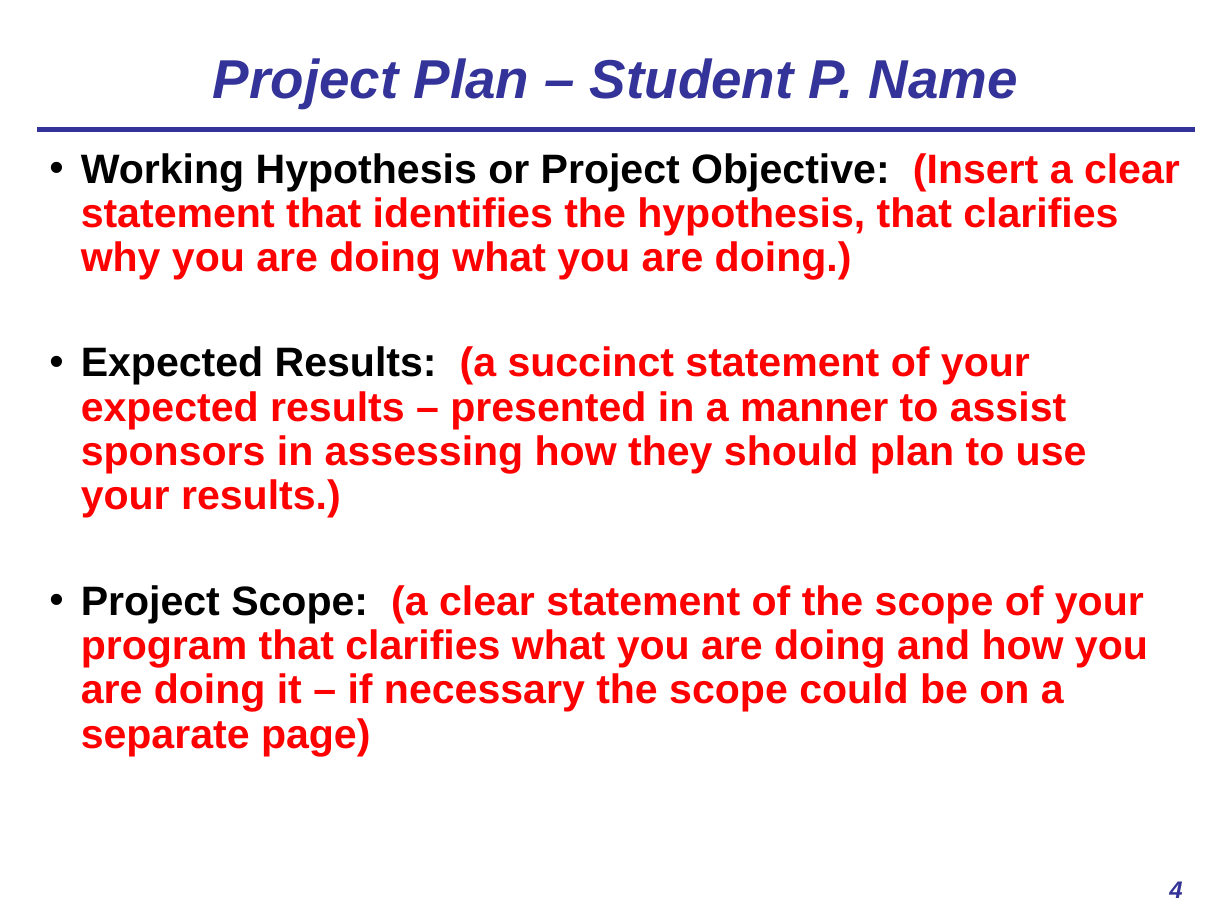
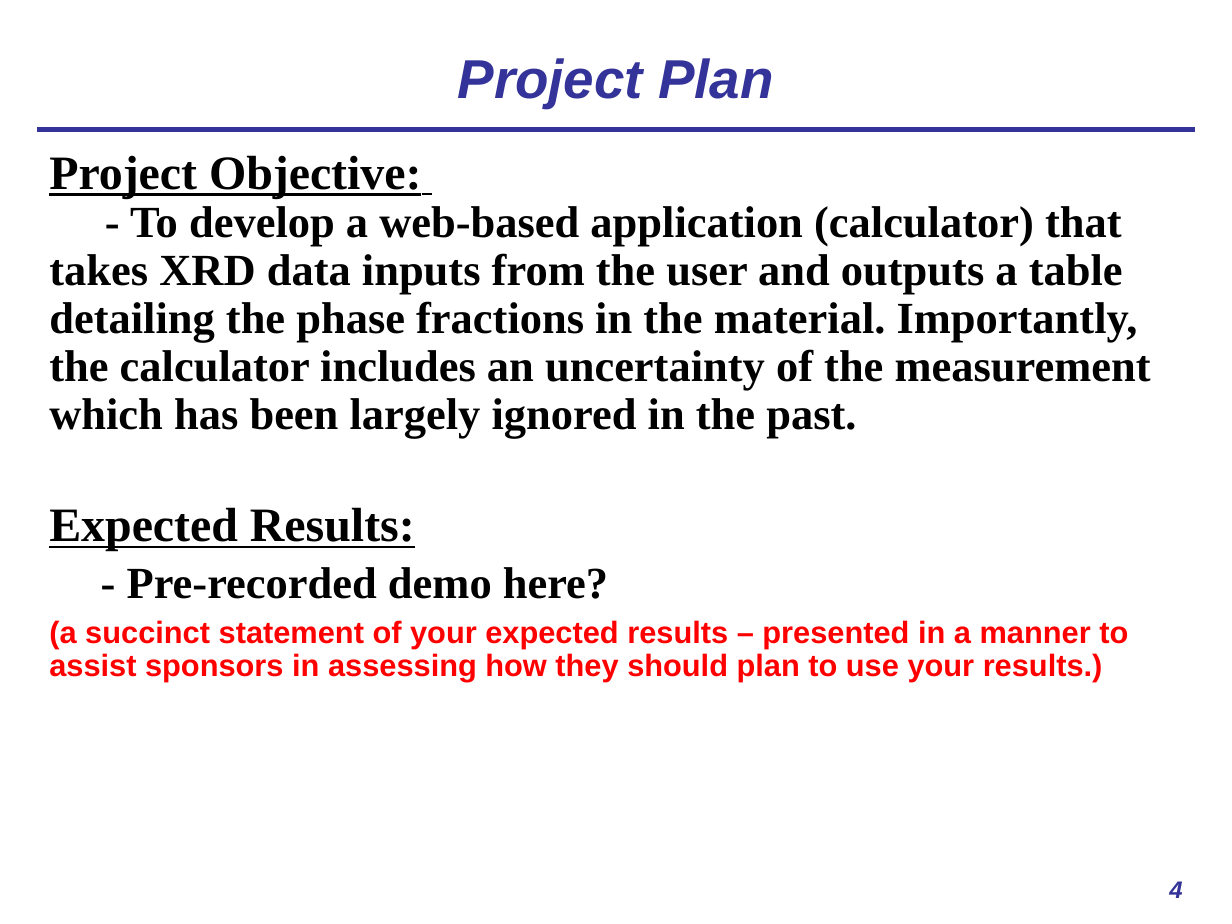
Before and after one commit to usnistgov/AusteniteCalculator, a slide deck: slide 4 of ASPPRC_presentation.pptx. Drawn at 1232x924 pixels with LibreOffice and Linux fonts; fonts in the diff are those of the drawing. Boxes give left, top, right and bottom in pixels: in the first picture for what was removed or moved away, otherwise in the second. Text is boxed around its words. In the diff, an @@ line names an element or a change of style, - is before the commit and + after.

```diff
--- a/ASPPRC_presentation.pptx
+++ b/ASPPRC_presentation.pptx
@@ title at [458,58,774,108]: text changed @@
-Project Plan – Student P. Name
+Project Plan
@@ text at [49,155,1151,682]: text changed; size 24 to 26 pt; font Arial to Times New Roman; text colour #FF0000 to #000000 @@
-• Working Hypothesis or Project Objective: (Insert a clear statement that identifies the hypothesis, that clarifies why you are doing what you are doing.)
-• Expected Results: (a succinct statement of your expected results – presented in a manner to assist sponsors in assessing how they should plan to use your results.)
-• Project Scope: (a clear statement of the scope of your program that clarifies what you are doing and how you are doing it – if necessary the scope could be on a separate page)
+Project Objective:
+- To develop a web-based application (calculator) that takes XRD data inputs from the user and outputs a table detailing the phase fractions in the material. Importantly, the calculator includes an uncertainty of the measurement which has been largely ignored in the past.
+Expected Results:
+- Pre-recorded demo here?
+(a succinct statement of your expected results – presented in a manner to assist sponsors in assessing how they should plan to use your results.)
```
Also in this commit, not shown: 2 other slides changed, 6 slides added, 2 slides removed.
